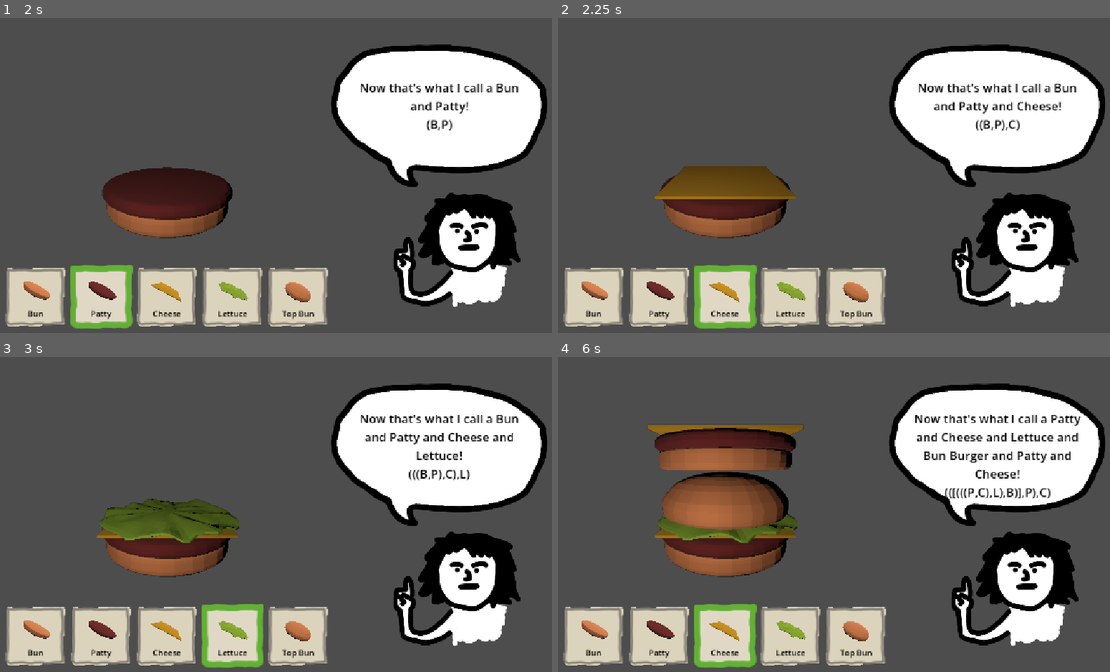
Above: before the commit, frames 1-4 (two rows, left to right).
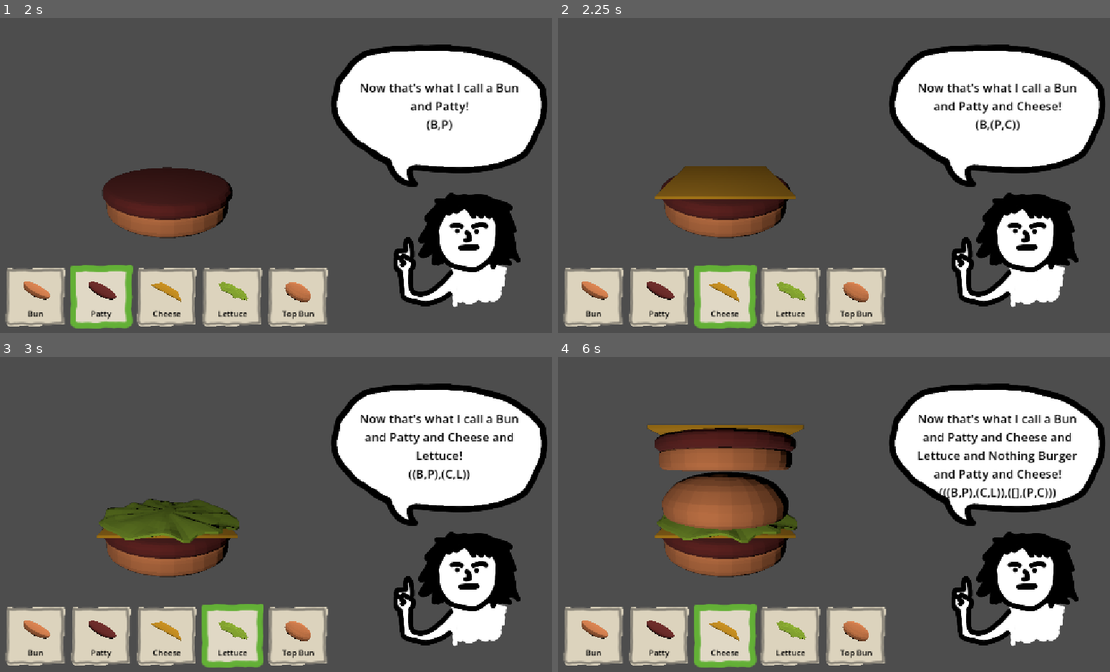
Above: after the commit, the same moments.

Repository: tobiaswahyudi/caesar-of-cheese
Game: Godot game, scene res://scenes/main.tscn
Same seed, same stepped clock (60 frames per second), same inputs: the game is played once before the commit and once after it.
Inputs (mouse positions are in pixels of both pictures, inside the frame that each line leads up to):
- Up to frame 1 (2 s): click (33, 298) at 0.5 s; click (99, 298) at 1.25 s
- Up to frame 2 (2.25 s): click (723, 298) at 2 s
- Up to frame 3 (3 s): click (231, 637) at 2.75 s
- Up to frame 4 (6 s): click (856, 637) at 3.5 s; click (591, 637) at 4.25 s; click (657, 637) at 5 s; click (723, 637) at 5.75 s

Frame 1 is identical in both runs. In frame 2, 0.1% of the frame differs, in the area x 76-84%, y 32-36%; in frame 3, 0.2%; in frame 4, 2.4%, in the area x 64-95%, y 18-45%.

Commit message:
hamburger and cheeseburger naming

Diff:
--- a/scripts/namer.gd
+++ b/scripts/namer.gd
@@ -4,14 +4,26 @@
 class BST:
 	var substring: String
 	var children: Array[BST]
-	var depth: int:
+	var repeat_count: int = 1
+	var tuple_names = [
+		'',
+		'',
+		'Double',
+		'Triple',
+		'Quadruple',
+	]
+	var tuple_name: String:
 		get():
-			if len(children) == 0:
-				return 1
-			var max_child_depth: int = 0
-			for c in children:
-				max_child_depth = max(max_child_depth, c.depth)
-			return max_child_depth + 1
+			return str(repeat_count) + 'x' if repeat_count > 4 else tuple_names[repeat_count]
+
+	func max_child_depth() -> int:
+		var mx: int = 0
+		for c in children:
+			mx = max(mx, c.depth())
+		return mx
+
+	func depth() -> int:
+		return max_child_depth() + 1
 
 	func _init(p_str: String, p_children: Array[BST]) -> void:
 		substring = p_str
@@ -23,6 +35,15 @@
 	func get_repr() -> String:
 		return substring
 
+	func is_ingredient() -> bool:
+		return false
+
+	func is_patty_cheese_sequence() -> bool:
+		return false
+
+	func is_patty_sequence() -> bool:
+		return false
+
 class BSTIngredient extends BST:
 	func get_name() -> String:
 		var index = Type.IngredientLetter.find(substring)
@@ -30,8 +51,21 @@
 			return 'Nothing'
 		return Type.IngredientName[index]
 
+	func is_ingredient() -> bool:
+		return true
+
+	func is_patty_sequence() -> bool:
+		return substring == Type.IngredientLetter[Ingredient.IngredientType.Patty]
+
+	func depth() -> int:
+		return 1
+
 class BSTBurger extends BST:
 	func get_name() -> String:
+		if children[0].is_patty_sequence():
+			return children[0].tuple_name + " Hamburger"
+		if children[0].is_patty_cheese_sequence():
+			return children[0].tuple_name + " Cheeseburger"
 		return children[0].get_name() + " Burger"
 
 	func get_repr() -> String:
@@ -54,31 +88,44 @@
 			contents_name += c.get_repr()
 		return "(" + contents_name + ")"
 
+	func is_patty_cheese_sequence() -> bool:
+		var patty_letter = Type.IngredientLetter[Ingredient.IngredientType.Patty]
+		var cheese_letter = Type.IngredientLetter[Ingredient.IngredientType.Cheese]
+		return substring == patty_letter + cheese_letter || substring == cheese_letter + patty_letter
+
+	func depth() -> int:
+		# disfavor sequences
+		return max_child_depth() + 2
+
 class BSTMultiple extends BST:
-	var tuple_names = [
-		'',
-		'',
-		'Double',
-		'Triple',
-		'Quadruple',
-	]
-	var repeat_count: int
 	func get_name() -> String:
-		var tuple_name = str(repeat_count) + 'x' if repeat_count > 4 else tuple_names[repeat_count]
 		return tuple_name + ' ' + children[0].get_name()
 
 	func get_repr() -> String:
 		return "(" + str(repeat_count) + "x" + children[0].get_repr() + ")"
 
-var MIN_STACK_DEPTH_CACHE: Dictionary[String, int] = {}
+	func is_patty_cheese_sequence() -> bool:
+		return children[0].is_patty_cheese_sequence()
+
+	func is_patty_sequence() -> bool:
+		return children[0].is_patty_sequence()
+
+var min_stack_depth_cache: Dictionary[String, int] = {}
+
+func check_rule_burger(string: String) -> bool:
+	return RegEx.create_from_string("^B.*B$").search(string) != null
+
+func do_rule_burger(string: String) -> String:
+	return string.substr(1, len(string) - 2)
+
 
 func greedy_parse(string: String) -> BST:
 	# First check base cases
 	var strlen = len(string)
 	if strlen <= 1:
 		return BSTIngredient.new(string, [])
-	if RegEx.create_from_string("^B.*B$").search(string):
-		var insides = string.substr(1, strlen - 2)
+	if check_rule_burger(string):
+		var insides = do_rule_burger(string)
 		return BSTBurger.new(insides, [greedy_parse(insides)])
 
 	# Check repeats, start with the most first.
@@ -97,11 +144,36 @@
 			if all_good:
 				var multiple_node = BSTMultiple.new(first_part, [greedy_parse(first_part)])
 				multiple_node.repeat_count = tgt_repeat
-				MIN_STACK_DEPTH_CACHE[string] = multiple_node.depth
+				min_stack_depth_cache[string] = multiple_node.depth()
 				return multiple_node
 	# Otherwise its an "and" thingy.
 	# Try splitting it such that the depth is minimal
+	var min_split_depth: int = strlen * 10
+	var min_split_idx: int
 
-	var stack_top = string[-1]
-	var stack_rest = string.substr(0, strlen - 1)
-	return BSTSequence.new(string, [greedy_parse(stack_rest), greedy_parse(stack_top)])
+	for split_pos in range(1, strlen):
+		# split_pos is the length of the first part = start index of second part
+		var stack_first = string.substr(0, split_pos)
+		var stack_second = string.substr(split_pos)
+
+		var depth_first: int = min_stack_depth_cache.get(stack_first, -1)
+		if depth_first == -1:
+			depth_first = greedy_parse(stack_first).depth()
+			min_stack_depth_cache[stack_first] = depth_first
+
+		var depth_second: int = min_stack_depth_cache.get(stack_second, -1)
+		if depth_second == -1:
+			depth_second = greedy_parse(stack_second).depth()
+			min_stack_depth_cache[stack_second] = depth_second
+
+		var max_depth = max(depth_first, depth_second)
+		if max_depth < min_split_depth:
+			min_split_depth = max_depth
+			min_split_idx = split_pos
+
+	var first = string.substr(0, min_split_idx)
+	var second = string.substr(min_split_idx)
+
+	print("Splitting ",string," as ",first," + ",second)
+
+	return BSTSequence.new(string, [greedy_parse(first), greedy_parse(second)])
